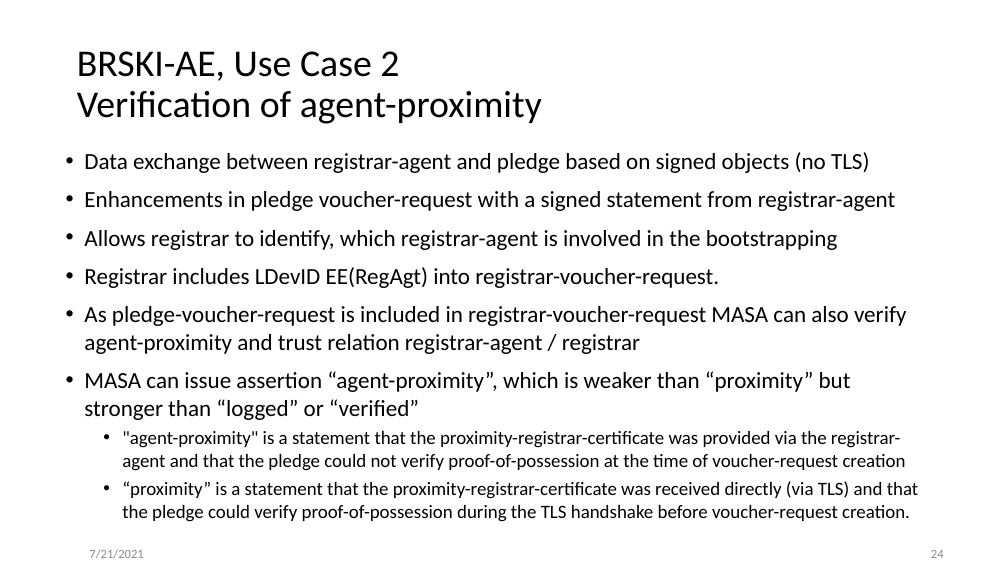
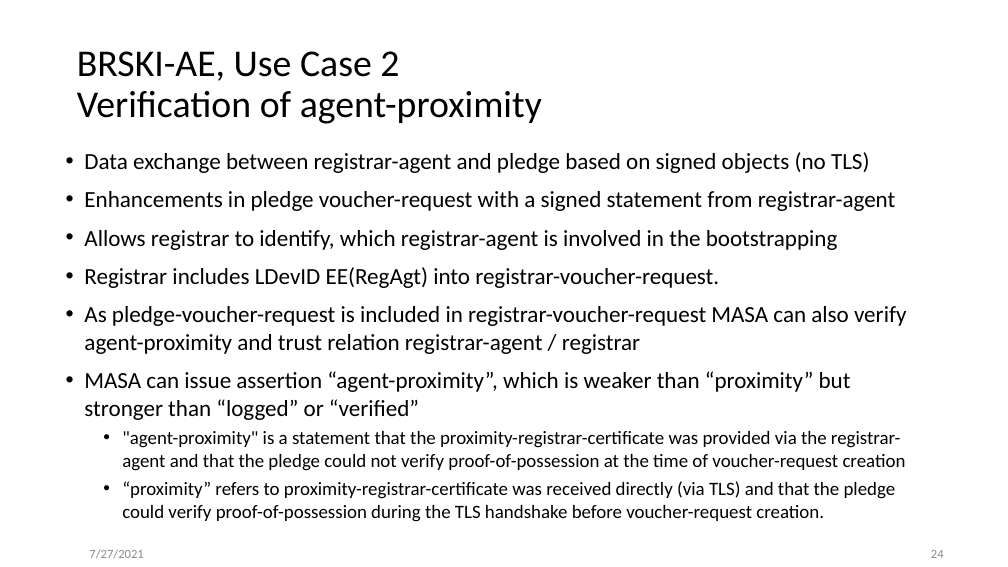
Before and after one commit to anima-wg/anima-brski-ae, a slide deck: slide 24 of presentations/slides-111-BRSKI-AE.pptx. Drawn at 1008x567 pixels with LibreOffice and Linux fonts; fonts in the diff are those of the drawing. Boxes give left, top, right and bottom in pixels: in the first picture for what was removed or moved away, otherwise in the second. Text is boxed around its words. In the diff, an @@ line names an element or a change of style, - is before the commit and + after.

Commit message:
updates slides to link to accepted WG document for JWS signed voucher

```diff
--- a/presentations/slides-111-BRSKI-AE.pptx
+++ b/presentations/slides-111-BRSKI-AE.pptx
@@ text at box(122, 481, 896, 522): text changed @@
-  • “proximity” is a statement that the proximity-registrar-certificate was received directly (via TLS) and that the pledge could verify proof-of-possession during the TLS handshake before voucher-request creation.
+  • “proximity” refers to proximity-registrar-certificate was received directly (via TLS) and that the pledge could verify proof-of-possession during the TLS handshake before voucher-request creation.
@@ text at box(89, 549, 143, 559): text changed @@
-7/21/2021
+7/27/2021
```
Also in this commit, not shown: 24 other slides changed, 1 other file.
